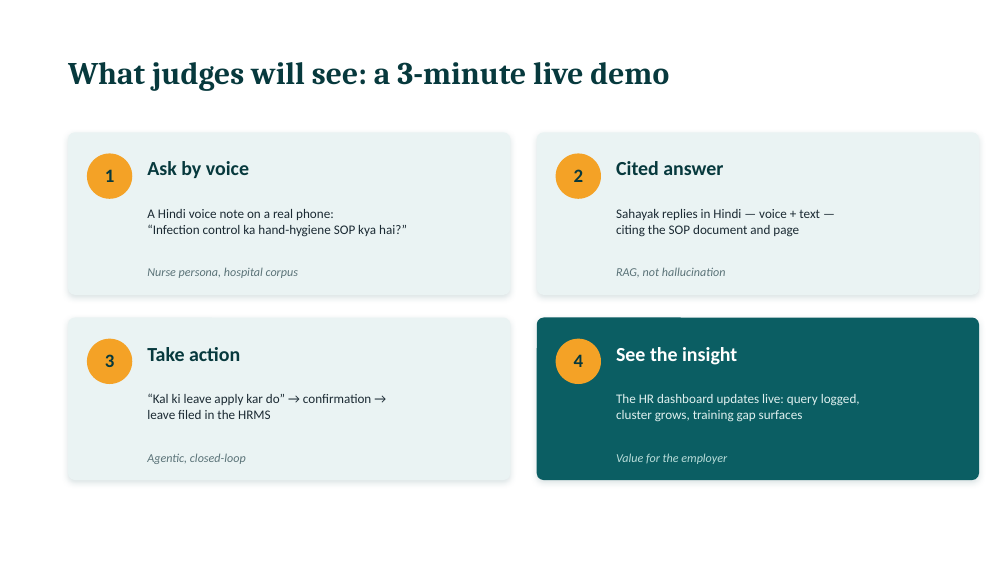
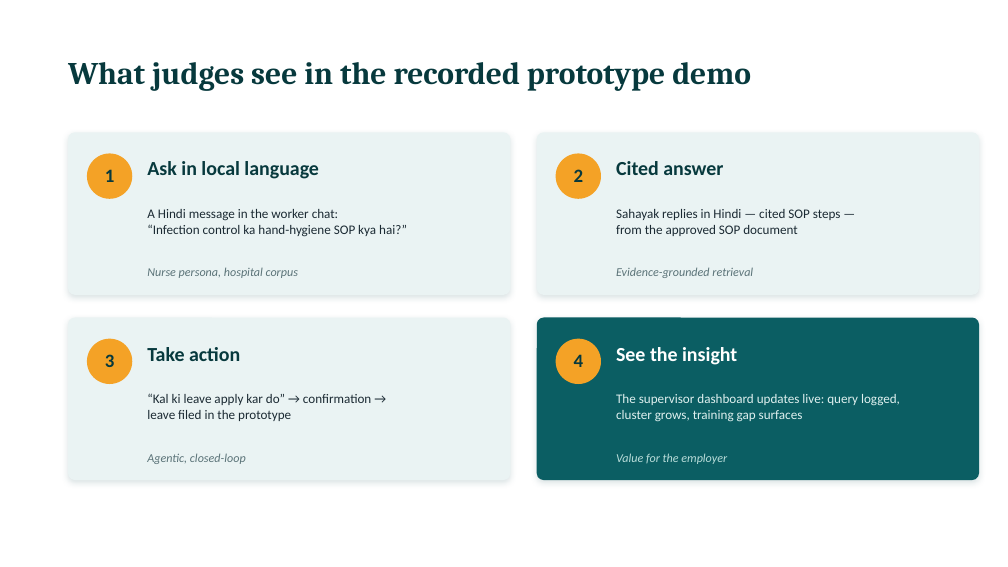
Before and after one commit to Marshmellow31/sahayak-ideas-for-india-2026, a slide deck: slide 5 of 02-Deck/Sahayak-Concept-to-Prototype-Plan.pptx. Drawn at 1008x567 pixels with LibreOffice and Linux fonts; fonts in the diff are those of the drawing. Boxes give left, top, right and bottom in pixels: in the first picture for what was removed or moved away, otherwise in the second. Text is boxed around its words. In the diff, an @@ line names an element or a change of style, - is before the commit and + after.

Commit message:
Finalize Sahayak submission package

```diff
--- a/02-Deck/Sahayak-Concept-to-Prototype-Plan.pptx
+++ b/02-Deck/Sahayak-Concept-to-Prototype-Plan.pptx
@@ text at (x1=68, y1=62, x2=751, y2=91): text changed @@
-What judges will see: a 3-minute live demo
+What judges see in the recorded prototype demo
@@ text at (x1=147, y1=161, x2=319, y2=179): text changed @@
-Ask by voice
+Ask in local language
@@ text at (x1=147, y1=209, x2=338, y2=221): text changed @@
-A Hindi voice note on a real phone:
+A Hindi message in the worker chat:
@@ text at (x1=616, y1=209, x2=841, y2=236): text changed @@
-Sahayak replies in Hindi — voice + text —
-citing the SOP document and page
+Sahayak replies in Hindi — cited SOP steps —
+from the approved SOP document
@@ text at (x1=616, y1=267, x2=753, y2=278): text changed @@
-RAG, not hallucination
+Evidence-grounded retrieval
@@ text at (x1=147, y1=410, x2=291, y2=421): text changed @@
-leave filed in the HRMS
+leave filed in the prototype
@@ text at (x1=616, y1=394, x2=900, y2=406): text changed @@
-The HR dashboard updates live: query logged,
+The supervisor dashboard updates live: query logged,
```
Also in this commit, not shown: 3 other slides changed, 6 other files.
